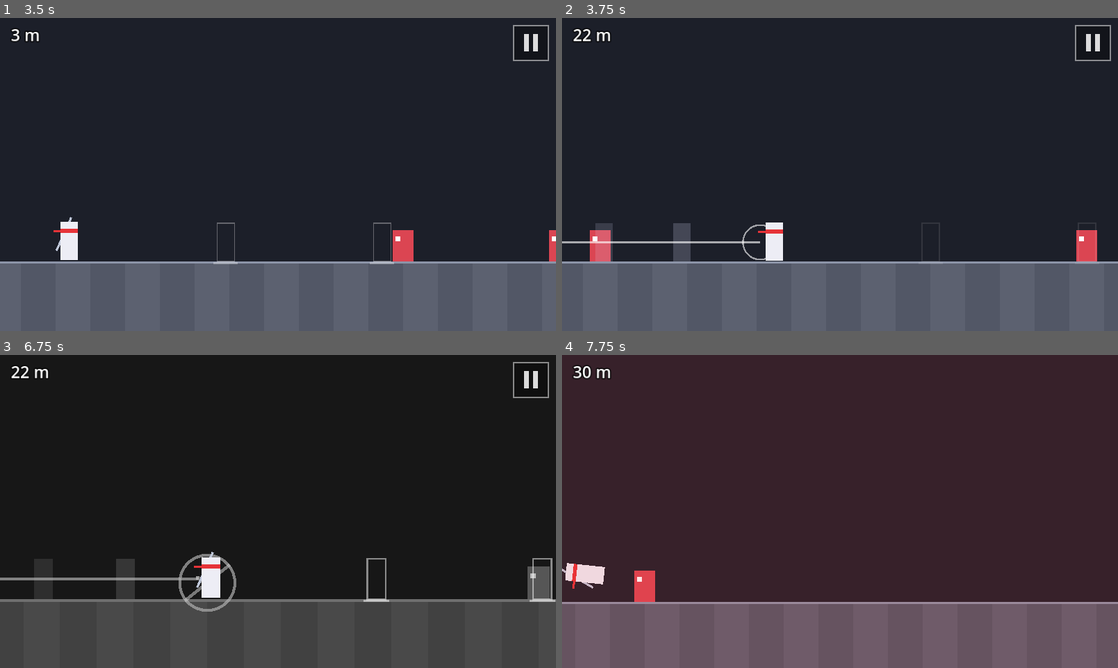
Above: before the commit, frames 1-4 (two rows, left to right).
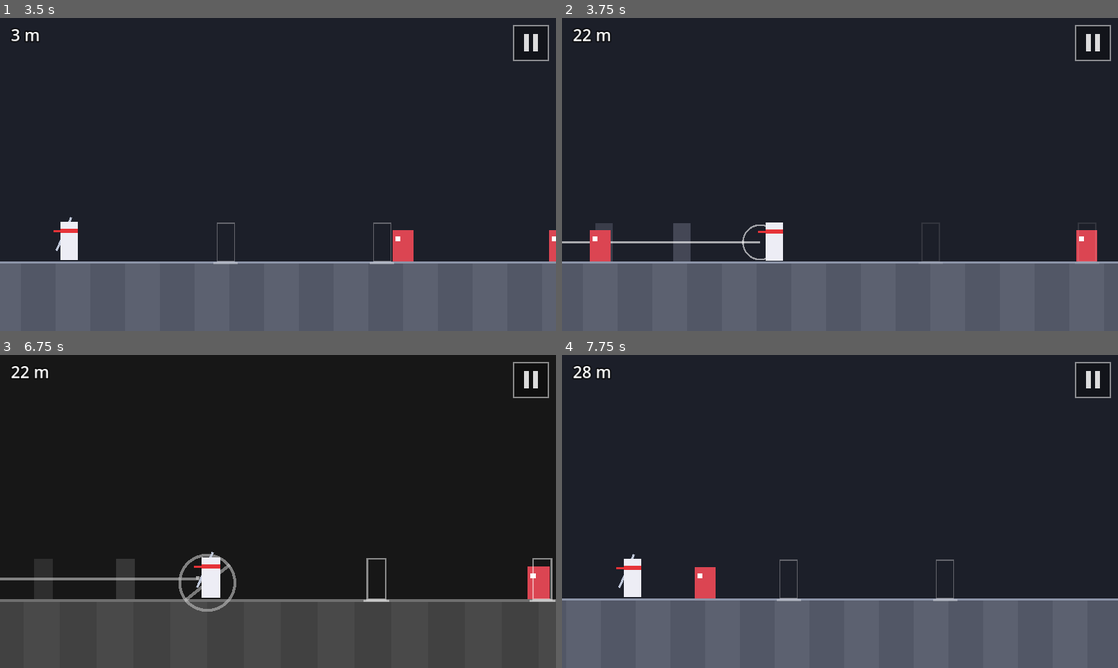
Above: after the commit, the same moments.

Repository: fredsbreads/game-off
Game: Godot game, scene res://scenes/main.tscn
Two runs of this game, one before a commit and one after it. Both use one fixed random seed, a clock stepped at 60 frames per second and the inputs below.
Inputs (mouse positions are in pixels of both pictures, inside the frame that each line leads up to):
- Up to frame 1 (3.5 s): tap Enter at 0.5, 2, 2.75 s; move the mouse to (400, 158) at 0.52 s; hold K (tp_long) 0.53-1.28 s; click (400, 158) at 0.67 s; move the mouse to (166, 190) at 1.27 s; tap J (tp_short) at 1.35, 2.85 s; click (166, 190) at 1.42 s; move the mouse to (333, 105) at 2.02 s; hold K (tp_long) 2.03-2.78 s; click (333, 105) at 2.17 s; move the mouse to (250, 237) at 2.77 s; click (250, 237) at 2.92 s
- Up to frame 2 (3.75 s): move the mouse to (1006, 221) at 3.52 s; hold K (tp_long) from 3.53 s (still down); click (1006, 221) at 3.67 s
- Up to frame 3 (6.75 s): tap P (pause) at 4.15 s; tap Enter at 4.25, 5.75 s; move the mouse to (111, 464) at 4.27 s; release K (tp_long) at 4.28 s; tap J (tp_short) at 4.35, 5.85 s; click (111, 464) at 4.42 s; move the mouse to (305, 511) at 5.02 s; hold K (tp_long) 5.03-5.78 s; click (305, 511) at 5.17 s; move the mouse to (194, 433) at 5.77 s; click (194, 433) at 5.92 s; move the mouse to (400, 495) at 6.52 s; hold K (tp_long) from 6.53 s (still down); click (400, 495) at 6.67 s
- Up to frame 4 (7.75 s): move the mouse to (728, 527) at 7.27 s; release K (tp_long) at 7.28 s; tap J (tp_short) at 7.35 s; click (728, 527) at 7.42 s

Frame 1 is identical in both runs. In frame 2, 0.3% of the frame differs, in the area x 5-9%, y 67-78%; in frame 3, 0.4%; in frame 4, 82%, in the area x 0-100%, y 0-100%.

Commit message:
Kill pause 0.7 s; enemies keep their colour during the grey freeze

Diff:
--- a/scenes/main.tscn
+++ b/scenes/main.tscn
@@ -21,6 +21,10 @@
 layer = 5
 script = ExtResource("7_freeze")
 
+[node name="EnemyLayer" type="CanvasLayer" parent="."]
+layer = 6
+follow_viewport_enabled = true
+
 [node name="PlayerLayer" type="CanvasLayer" parent="."]
 layer = 6
 follow_viewport_enabled = true
--- a/scripts/freeze_effect.gd
+++ b/scripts/freeze_effect.gd
@@ -1,8 +1,8 @@
 class_name FreezeEffect
 extends CanvasLayer
 ## Full-screen invert / grey effect used during the kill pause.
-## Sits above the world but below the player layer, so the player and the
-## lit landing markers stay in full colour while everything else freezes.
+## Sits above the world but below the enemy and player layers, so enemies,
+## the player and the lit landing markers stay in full colour.
 
 const SHADER := preload("res://shaders/freeze.gdshader")
 
--- a/scripts/level.gd
+++ b/scripts/level.gd
@@ -22,6 +22,9 @@
 var start_x := 0.0
 var tiles := PackedByteArray()
 var enemies: Array[Enemy] = []
+## Enemies are added here (a layer above the grey freeze effect, so they
+## keep their colour during the kill pause). Set by main.gd.
+var enemy_parent: Node = self
 var section_log: Array = []        # [start_x, name], for debugging deaths
 
 var _patterns: Array = []
@@ -80,7 +83,7 @@
 		var enemy := Enemy.new()
 		enemy.tile_x = _cursor + float(off)
 		enemy.position = Vector2(enemy.tile_x * Rules.TILE, Rules.GROUND_Y)
-		add_child(enemy)
+		enemy_parent.add_child(enemy)
 		enemies.append(enemy)
 	_cursor += float(offsets.back()) + Patterns.BREAK
 
--- a/scripts/main.gd
+++ b/scripts/main.gd
@@ -12,7 +12,7 @@
 # If another enemy is under the short or long marker where you land, the
 # freeze extends into a "your move" pause: grey world, lit markers, zoom.
 # The camera keeps catching up during it, so the screen settles first.
-const KILL_PAUSE := 0.2
+const KILL_PAUSE := 0.7
 # Pressing during the pause ends it (after this minimum, to keep the hit's
 # impact) and the press becomes your next teleport.
 const KILL_PAUSE_MIN := 0.05
@@ -55,7 +55,7 @@
 	# Main and the HUD keep running while the game is paused (to read the
 	# resume press and show the pause screen); the world stops.
 	process_mode = Node.PROCESS_MODE_ALWAYS
-	for node in [level, fx, cam, freeze_effect, $PlayerLayer]:
+	for node in [level, fx, cam, freeze_effect, $EnemyLayer, $PlayerLayer]:
 		node.process_mode = Node.PROCESS_MODE_PAUSABLE
 	hud.process_mode = Node.PROCESS_MODE_ALWAYS
 	if not OS.get_cmdline_user_args().is_empty():
@@ -64,6 +64,7 @@
 		add_child(debug)
 	player.x = START_X
 	level.start_x = START_X
+	level.enemy_parent = $EnemyLayer
 	level.ensure_generated(player.x)
 	cam.snap(player.x)
 	best_score = _load_best()
